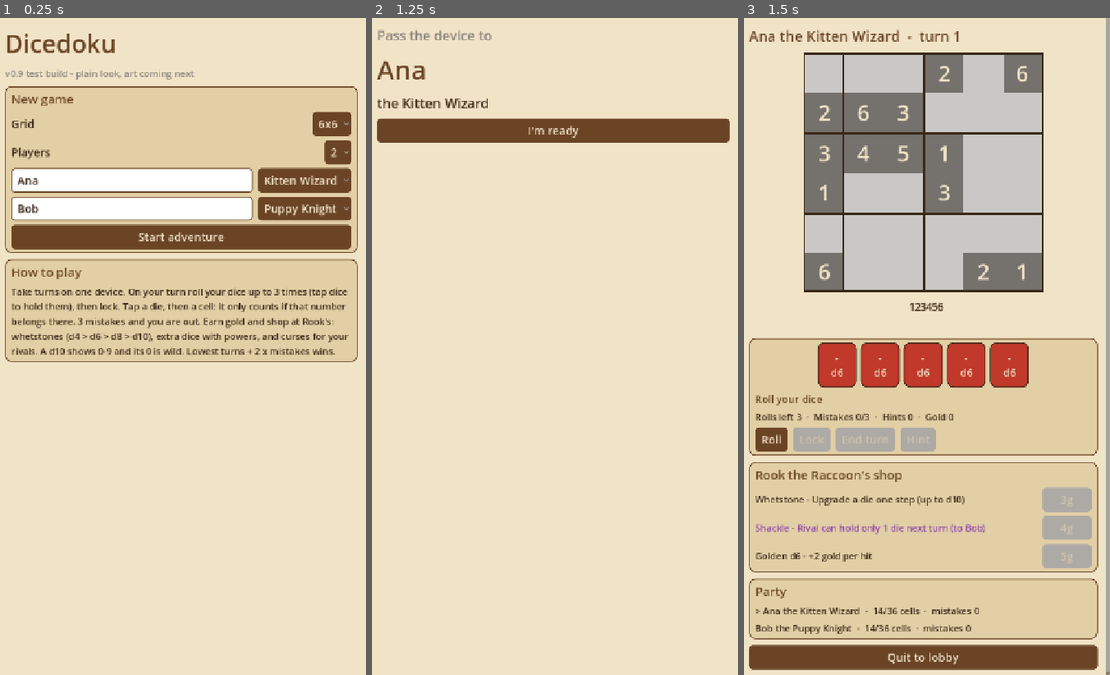
Above: before the commit, frames 1-3 (left to right).
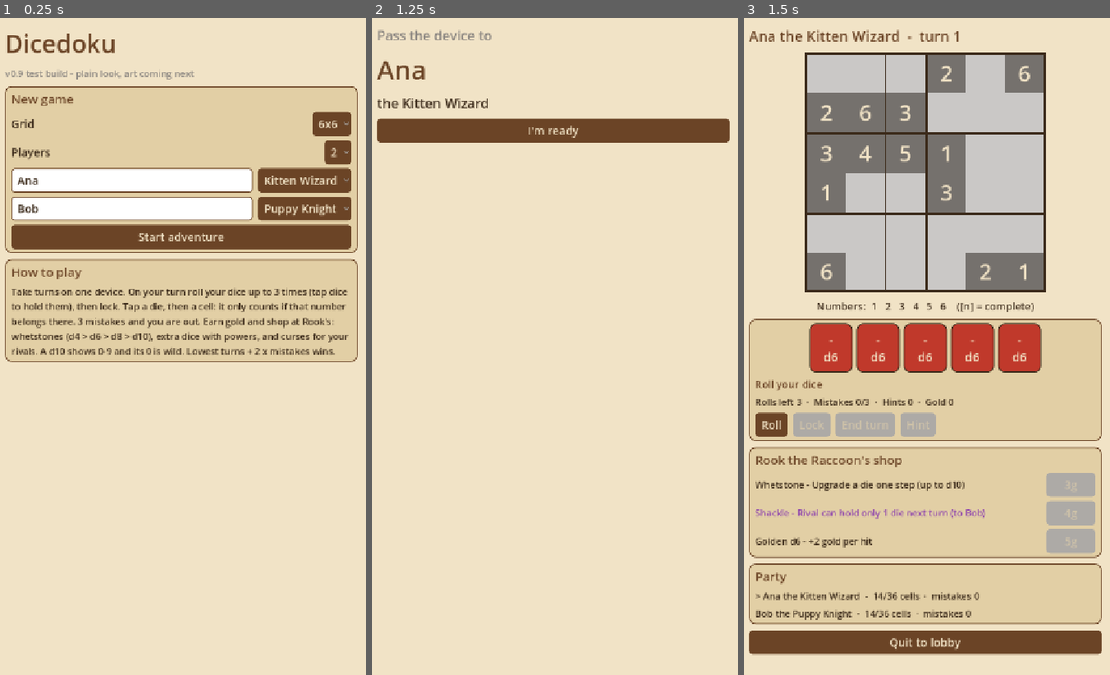
Above: after the commit, the same moments.

Repository: Eddie-Oliveira/dicedoku
Game: Godot game, scene res://ui/main.tscn
The game is run twice, just before and just after one commit, with the same random seed, the same clock (stepped at 60 frames per second) and the same inputs.
Inputs:
- Up to frame 1 (0.25 s): no input
- Up to frame 2 (1.25 s): click "Start adventure" at 0.5 s
- Up to frame 3 (1.5 s): click "I'm ready" at 1.25 s

Frames 1-2 are identical in both runs. In frame 3, 27% of the frame differs, in the area x 1-100%, y 0-100%.

Commit message:
ui: readable number tracker, bigger dice text
Co-Authored-By: Claude Opus 5.5 <noreply@anthropic.com>
Claude-Session: https://claude.ai/code/session_01XSUQGHsYJzJXVrGL9UwgUn

Diff:
--- a/godot/ui/main.gd
+++ b/godot/ui/main.gd
@@ -343,17 +343,12 @@
 	body.add_child(cc)
 
 func _tracker(p: PlayerState) -> void:
-	var cc := CenterContainer.new()
-	var r := row()
+	var parts := []
 	for k in range(1, game.size + 1):
-		var full := game.count_value(p, k) == game.size
-		var l := lbl(str(k), 22, C_STONE.lightened(0.2) if full else C_INK)
-		l.size_flags_horizontal = Control.SIZE_SHRINK_CENTER
-		if full:
-			l.text = "(%d)" % k
-		r.add_child(l)
-	cc.add_child(r)
-	body.add_child(cc)
+		parts.append("[%d]" % k if game.count_value(p, k) == game.size else str(k))
+	var l := lbl("Numbers:  " + "   ".join(PackedStringArray(parts)) + "    ([n] = complete)", 20)
+	l.horizontal_alignment = HORIZONTAL_ALIGNMENT_CENTER
+	body.add_child(l)
 
 func _dice(p: PlayerState) -> void:
 	var v := panel("")
@@ -365,7 +360,7 @@
 		var f: int = p.df[i]
 		var val: int = p.dv[i] if i < p.dv.size() else 0
 		var b := Button.new()
-		b.custom_minimum_size = Vector2(76, 88)
+		b.custom_minimum_size = Vector2(84, 96)
 		var tag: String = KIND_TAGS.get(p.dk[i], "")
 		var extra := ""
 		if val > 0 and game.is_wild(p, i):
@@ -387,7 +382,7 @@
 		var sb := _box(col, 12, border, bw)
 		for st in ["normal", "hover", "pressed", "disabled"]:
 			b.add_theme_stylebox_override(st, sb)
-		b.add_theme_font_size_override("font_size", 20)
+		b.add_theme_font_size_override("font_size", 24)
 		if i < p.du.size() and p.du[i]:
 			b.modulate = Color(1, 1, 1, 0.3)
 		b.pressed.connect(_on_die.bind(i))
